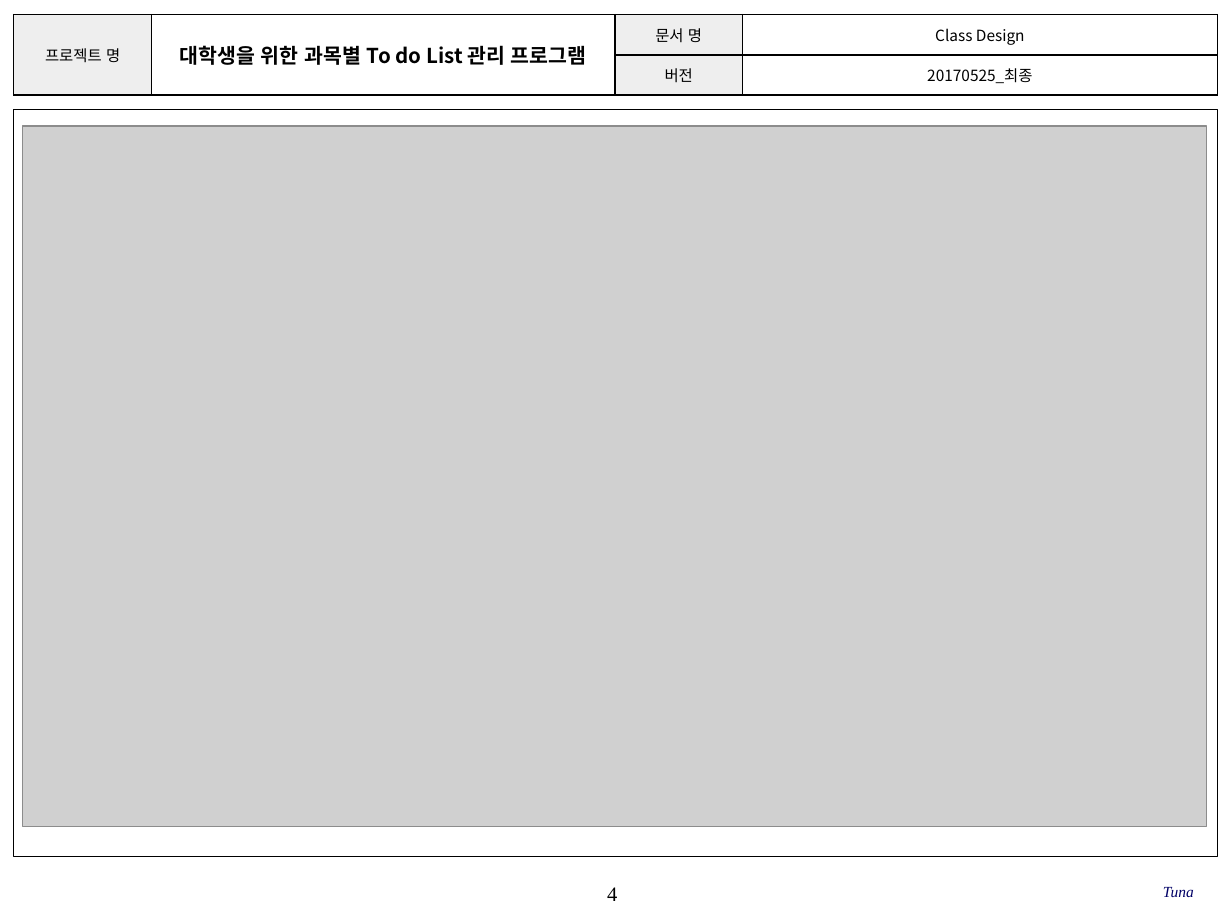
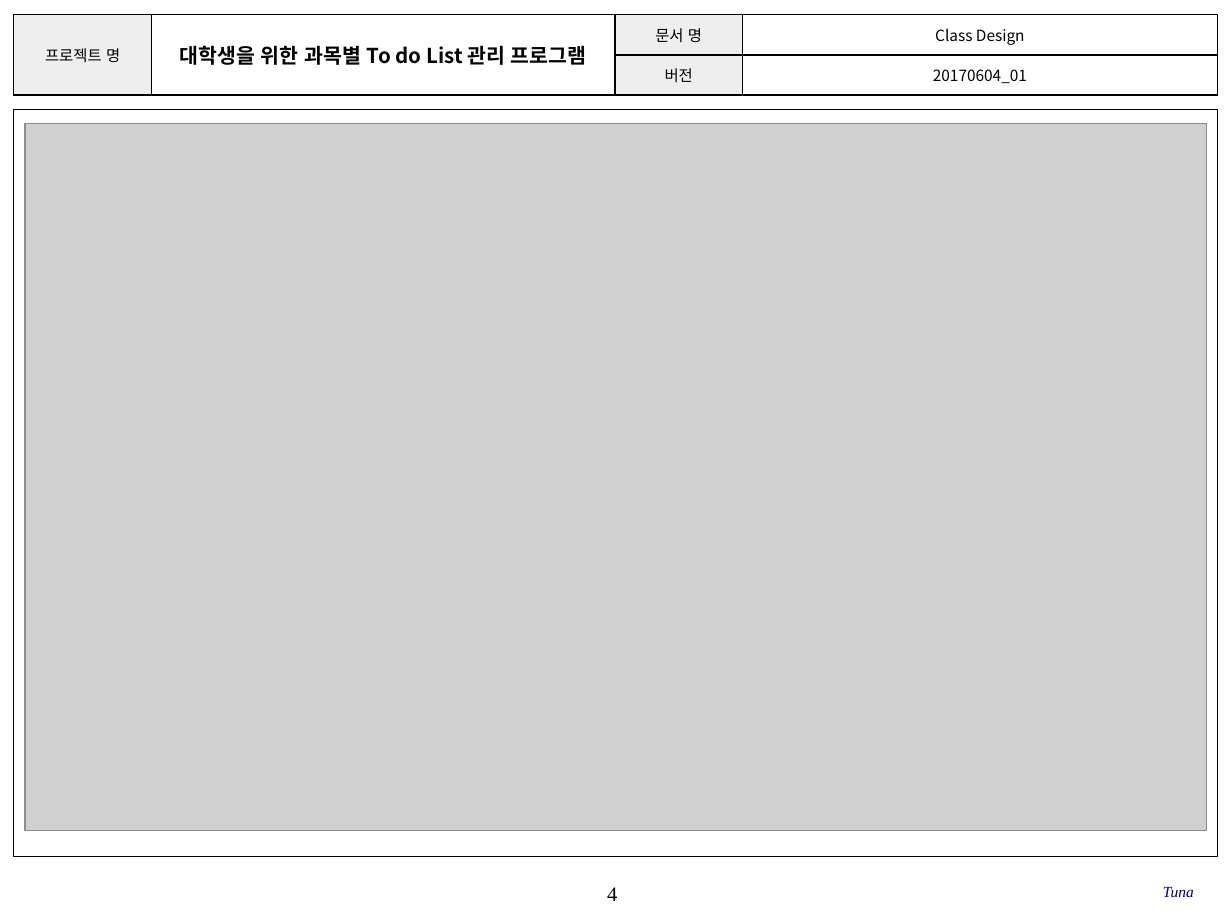
Before and after one commit to SE-admin/SE2017_4_tuna, a slide deck: slide 4 of doc/3_ 설계서/Class Design.pptx. Drawn at 1232x924 pixels with LibreOffice and Linux fonts; fonts in the diff are those of the drawing; grey boxes stand for pictures; background and template pictures are left out. Boxes give left, top, right and bottom in pixels: in the first picture for what was removed or moved away, otherwise in the second. Text is boxed around its words. In the diff, an @@ line names an element or a change of style, - is before the commit and + after.

```diff
--- a/doc/3_ 설계서/Class Design.pptx
+++ b/doc/3_ 설계서/Class Design.pptx
@@ table at (14,15,1217,95) @@
-row 2, column 4: 20170525_최종
+row 2, column 4: 20170604_01
@@ picture: place and size @@
-picture at (22,126,1206,825)
+picture at (25,123,1206,830)
```
Also in this commit, not shown: 7 other slides changed.
